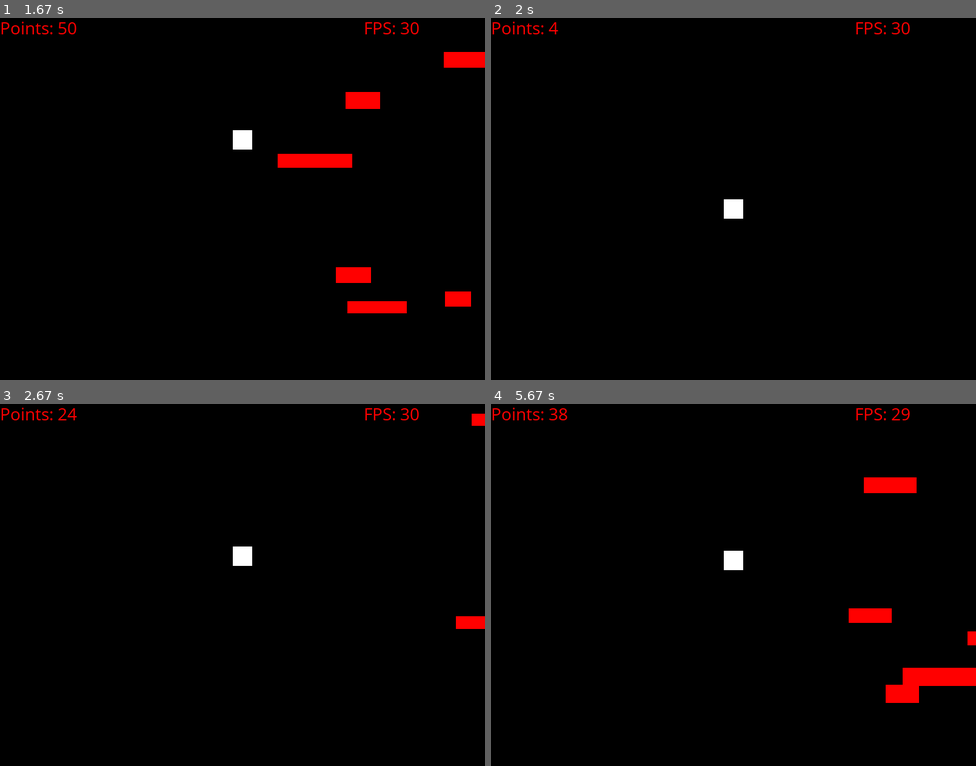
Above: before the commit, frames 1-4 (two rows, left to right).
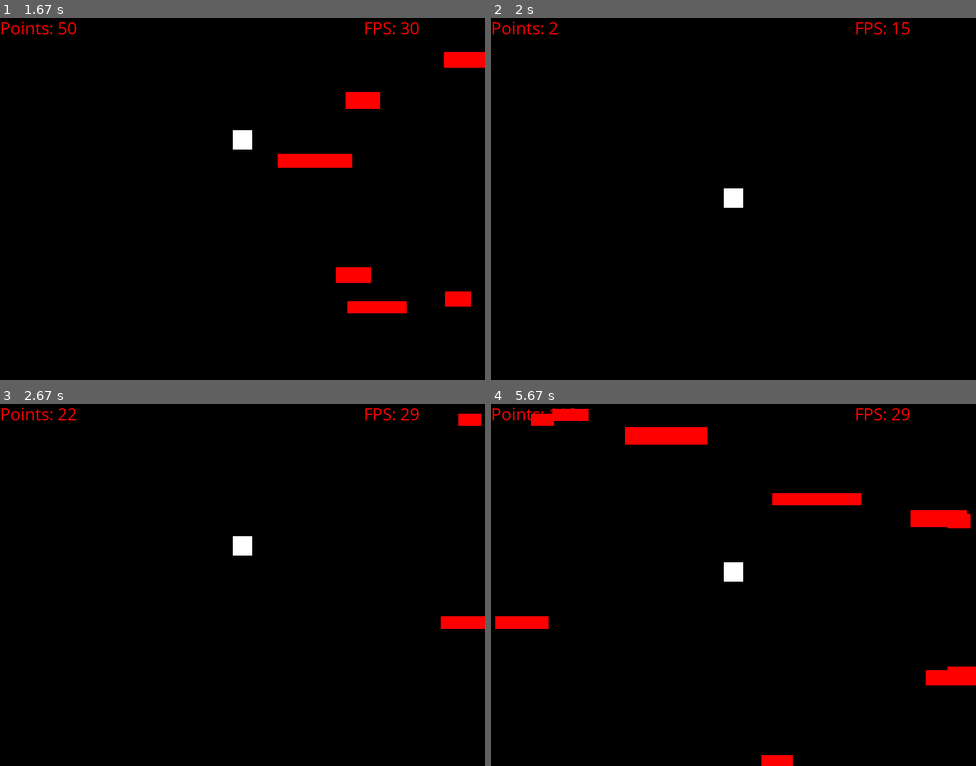
Above: after the commit, the same moments.

Repository: ImGabe/pygame-demo
Game: pygame game, started from src/__main__.py
Two runs of this game, one before a commit and one after it. Both use one fixed random seed, a clock stepped at 60 frames per second and the inputs below.
Inputs:
- Up to frame 1 (1.67 s): hold Up 0.33-0.8 s; hold Down 0.83-1.13 s; hold Up 1.17-1.53 s; hold Down from 1.57 s (still down)
- Up to frame 2 (2 s): release Down at 1.93 s; tap Enter at 1.97 s
- Up to frame 3 (2.67 s): hold Up 2.3-2.6 s; hold Down from 2.63 s (still down)
- Up to frame 4 (5.67 s): release Down at 2.93 s; hold Up 2.97-3.33 s; hold Down 3.37-3.73 s; hold Up 3.77-4.07 s; hold Down 4.1-4.4 s; hold Up 4.43-4.8 s; hold Down 4.83-5.2 s; hold Up 5.23-5.53 s; hold Down from 5.57 s (still down)

Frame 1 is identical in both runs. In frame 2, 0.3% of the frame differs, in the area x 11-87%, y 1-56%; in frame 3, 0.5%; in frame 4, 4.8%, in the area x 0-100%, y 1-100%.

Commit message:
some minor fix and try to really pause the game

Diff:
--- a/src/game.py
+++ b/src/game.py
@@ -1,4 +1,3 @@
-import sys
 import pygame
 
 from colors import RED, BLACK
@@ -61,8 +60,8 @@
             if event.key == pygame.K_ESCAPE:
                 self.running = False
 
-            if event.key == pygame.K_p:
-                self.pause = not self.pause
+            if event.key == pygame.K_RETURN and self.pause:
+                self.on_restart()
 
         if event.type == pygame.QUIT:
             self.running = False
@@ -77,7 +76,7 @@
 
         for _ in blocks_hit_list:
             self.sound_manager.collision()
-            self.on_restart()
+            self.pause = True
 
     def on_render(self):
         # fill the screen with black
@@ -102,6 +101,8 @@
         self.dt = self.clock.tick(self.fps) / 1000
 
     def on_restart(self):
+        self.pause = False
+
         self.all_sprite.empty()
         self.obstacles.empty()
 
